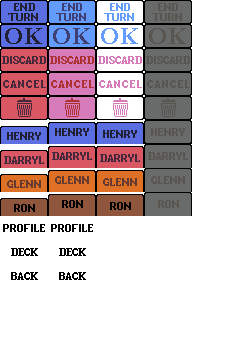
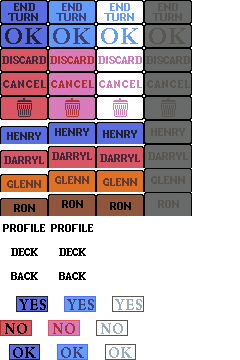
Revision of a layered 240 x 360 image; what changed, layer by layer:
added layer "YES" above "OK #2" over (5, 299, 142, 334)
added layer "OK #2" above "OK #1" over (109, 347, 132, 358)
added layer "OK #1" above "OK" over (61, 347, 84, 358)
added layer "OK" above "Background" over (13, 347, 36, 358)
painted on "Background" over (0, 296, 144, 360)
